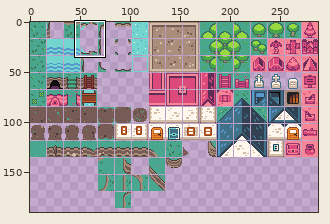
Two states of a sprite sheet, static/images/tilemap.png. Above: a wide view before the commit, with the close-up outlined.
Close-up. Before the edit:
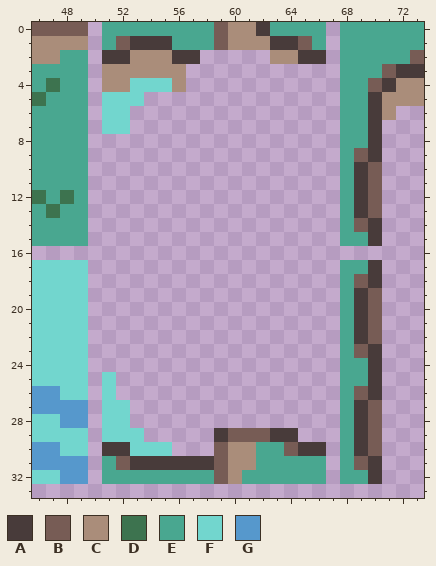
The file is 288x323 pixels. Shown: x 46..73, y 0..33. The wide view leaves out empty margins.
Palette (. is transparent): A #483b3a  B #775c55  C #aa8d7a  D #3d734f  E #49a790  F #72d6ce  G #5698cc
Pixels before, first column x 46:
 0 BBBB.EEEEEEEEBCCAEEEE.EEEEEE
 1 CCCC.EBAAAEEEBCCCAABE.EEEEEE
 2 CCEE.AACCCAA.....CCAA.EEEEEB
 3 EEEE.CCCCCC...........EEEBAA
 4 EDEE.CCFFFC...........EEBACC
 5 DEEE.FFF..............EEACCC
 6 EEEE.FF...............EEAC..
 7 EEEE.FF...............EEA...
 8 EEEE..................EEA...
 9 EEEE..................EBA...
10 EEEE..................EAB...
11 EEEE..................EAB...
12 DEDE..................EAB...
13 EDEE..................EAB...
14 EEEE..................EBA...
15 EEEE..................EEA...
16 ............................
17 FFFF..................EEA...
18 FFFF..................EBA...
19 FFFF..................EAB...
20 FFFF..................EAB...
21 FFFF..................EAB...
22 FFFF..................EAB...
23 FFFF..................EBA...
24 FFFF..................EEA...
25 FFFF.F................EEA...
26 GGFF.F................EBA...
27 GGGG.FF...............EAB...
28 FFGG.FF...............EAB...
29 FFFF.FFF.....ABBBAA...EAB...
30 GGFF.AAFFF...BCCEEBAA.EAB...
31 GGGG.EBAAAAAABCCEEEEE.EBA...
32 FFGG.EEEEEEEEBCEEEEEE.EEA...
New version:
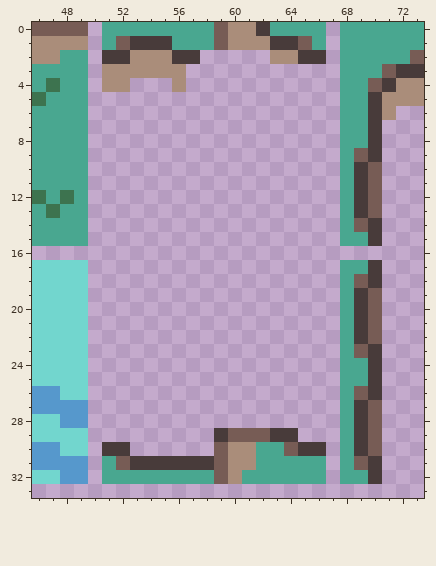
The exact change:
The edit erases colour F in row 4 at x 53 to 55; in row 5 at x 51 to 53; in rows 6 to 7 at x 51 to 52; in rows 25 to 26 at x 51; in rows 27 to 28 at x 51 to 52; in row 29 at x 51 to 53.
The edit erases colour F in row 30 at x 53 to 55.
